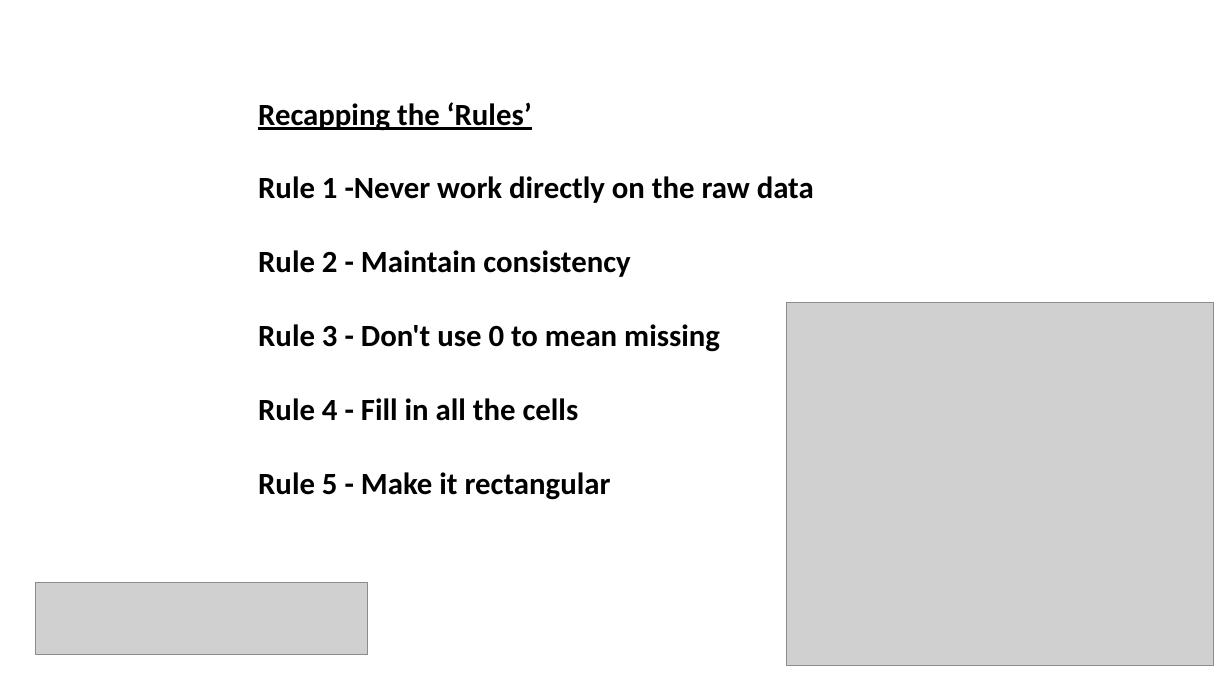
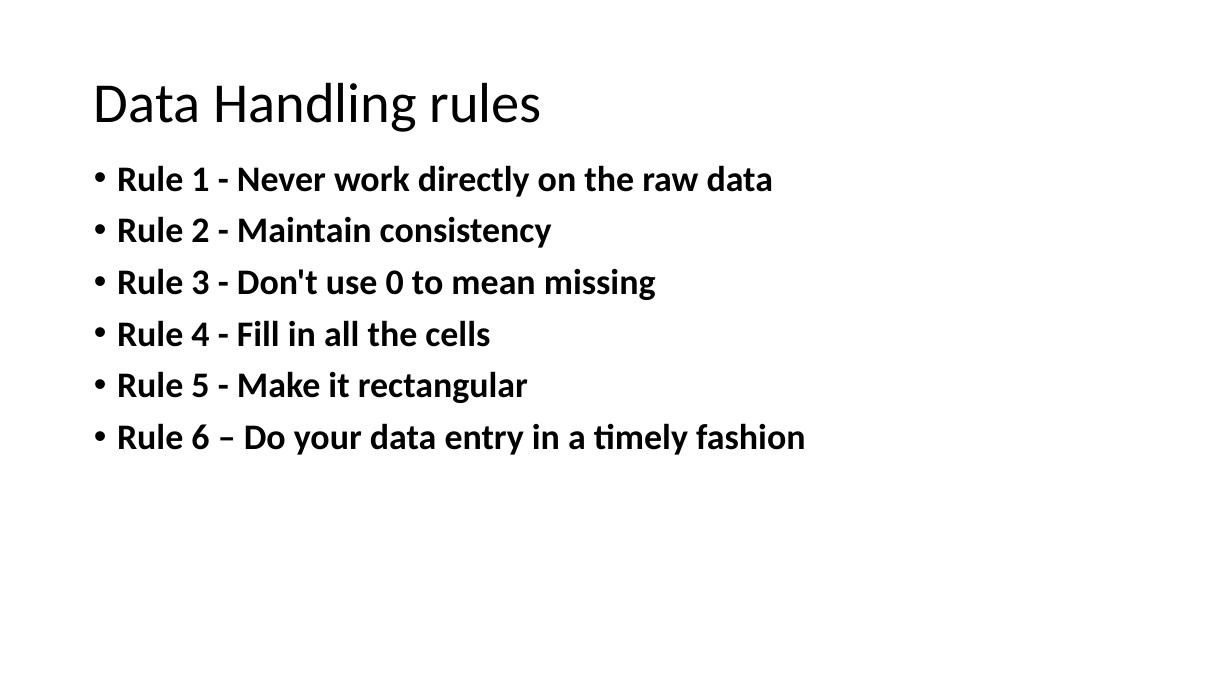
Before and after one commit to bioinformatics-core-shared-training/Managing-your-research-data, a slide deck: slide 23 of data_formatting.pptx (slide 26 before the commit). Drawn at 1232x693 pixels with LibreOffice and Linux fonts; fonts in the diff are those of the drawing; grey boxes stand for pictures; background and template pictures are left out. Boxes give left, top, right and bottom in pixels: in the first picture for what was removed or moved away, otherwise in the second. Text is boxed around its words. In the diff, an @@ line names an element or a change of style, - is before the commit and + after.

Commit message:
Update data formatting slides

```diff
--- a/data_formatting.pptx
+++ b/data_formatting.pptx
@@ title added at [94,82,542,132], 44 pt, text #000000 @@
+Data Handling rules
@@ text "Rule 1 - Never work ...": place and size @@
-text "Rule 1 - Never work ..." at [258,102,814,500]
+text "Rule 1 - Never work ..." at [117,165,805,455]
@@ text at [117,165,773,197]: text changed; size 24 to 28 pt @@
-Recapping the ‘Rules’
-Rule 1 -Never work directly on the raw data
+• Rule 1 - Never work directly on the raw data
@@ text at [117,216,656,403]: size 24 to 28 pt in "Rule 2 - Maintain consistency", "Rule 3 - Don't use 0 to ...", "Rule 4 - Fill in all the ...", "Rule 5 - Make it rectangular"; bullet none to •; line spacing 1 to 0.9; more space between paragraphs @@
@@ picture removed at [787,302,1214,665] @@
@@ text at [117,423,805,455]: paragraph added @@
+• Rule 6 – Do your data entry in a timely fashion
@@ picture removed at [36,582,368,655] @@
```
Also in this commit, not shown: 17 other slides changed, 7 slides added, 13 slides removed, 5 other files.
